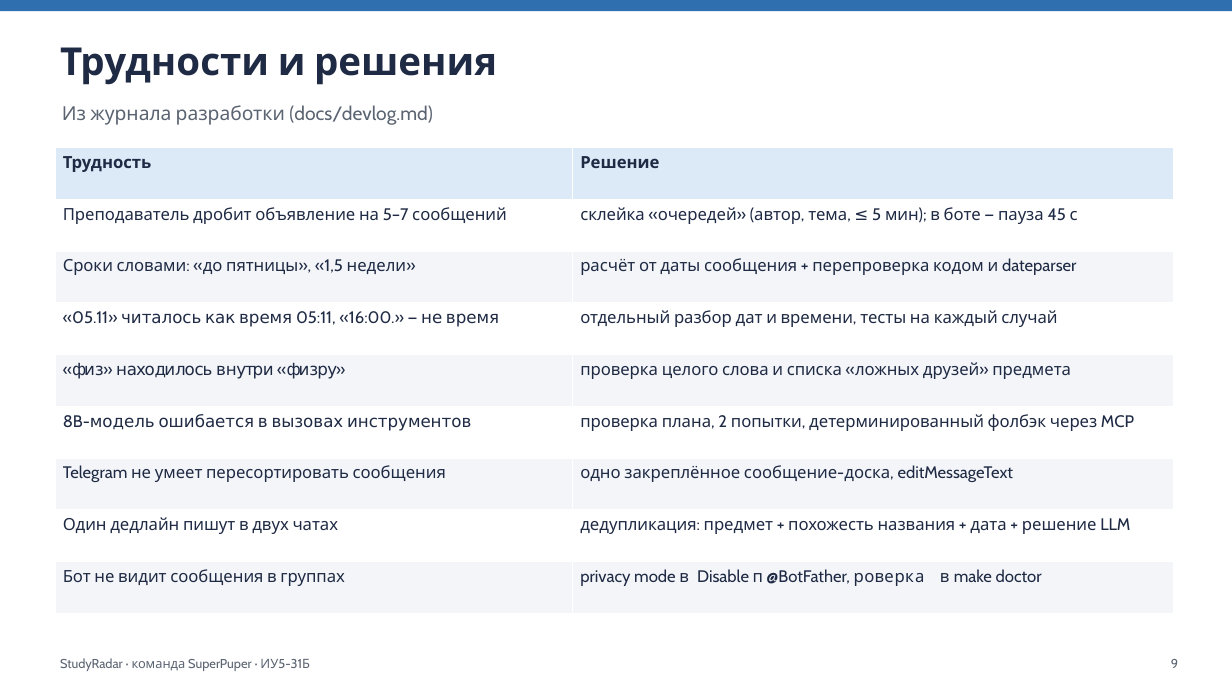
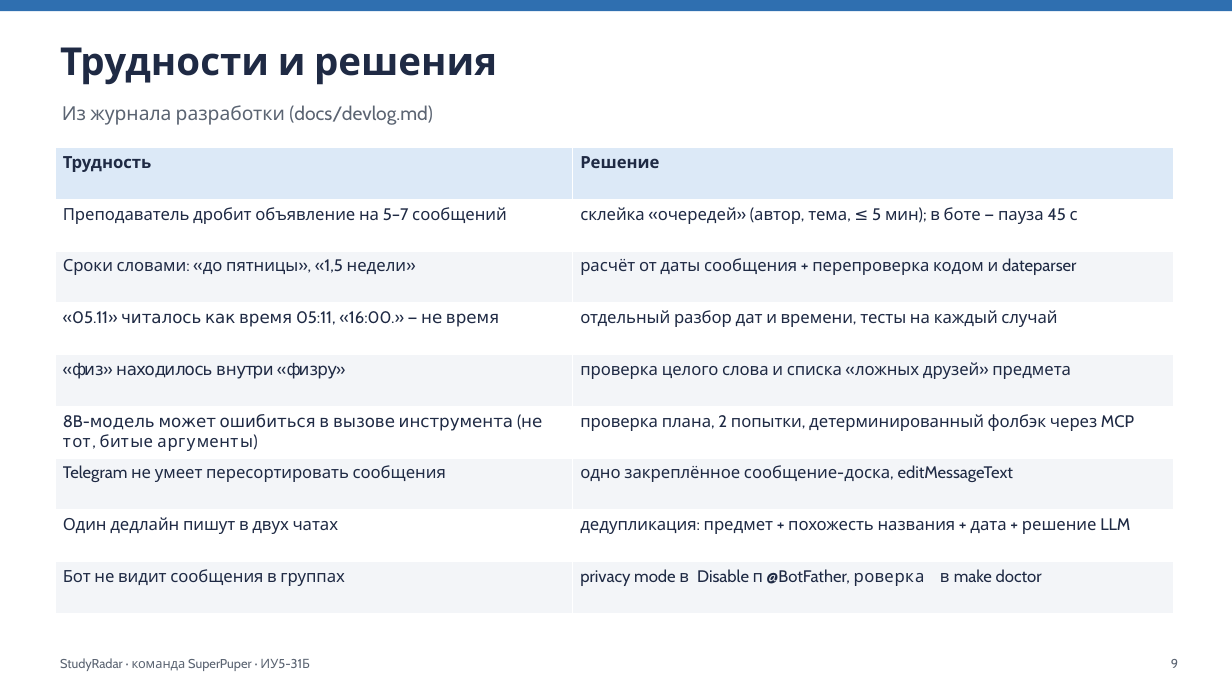
Before and after one commit to winlast/TG_Agent_champ, a slide deck: slide 9 of docs/StudyRadar_presentation.pptx. Drawn at 1232x693 pixels with LibreOffice and Linux fonts; fonts in the diff are those of the drawing. Boxes give left, top, right and bottom in pixels: in the first picture for what was removed or moved away, otherwise in the second. Text is boxed around its words. In the diff, an @@ line names an element or a change of style, - is before the commit and + after.

```diff
--- a/docs/StudyRadar_presentation.pptx
+++ b/docs/StudyRadar_presentation.pptx
@@ table at bbox=[55, 148, 1174, 614] @@
-row 6, column 1: 8B-модель ошибается в вызовах инструментов
+row 6, column 1: 8B-модель может ошибиться в вызове инструмента (не тот, битые аргументы)
```
Also in this commit, not shown: 2 other files.
